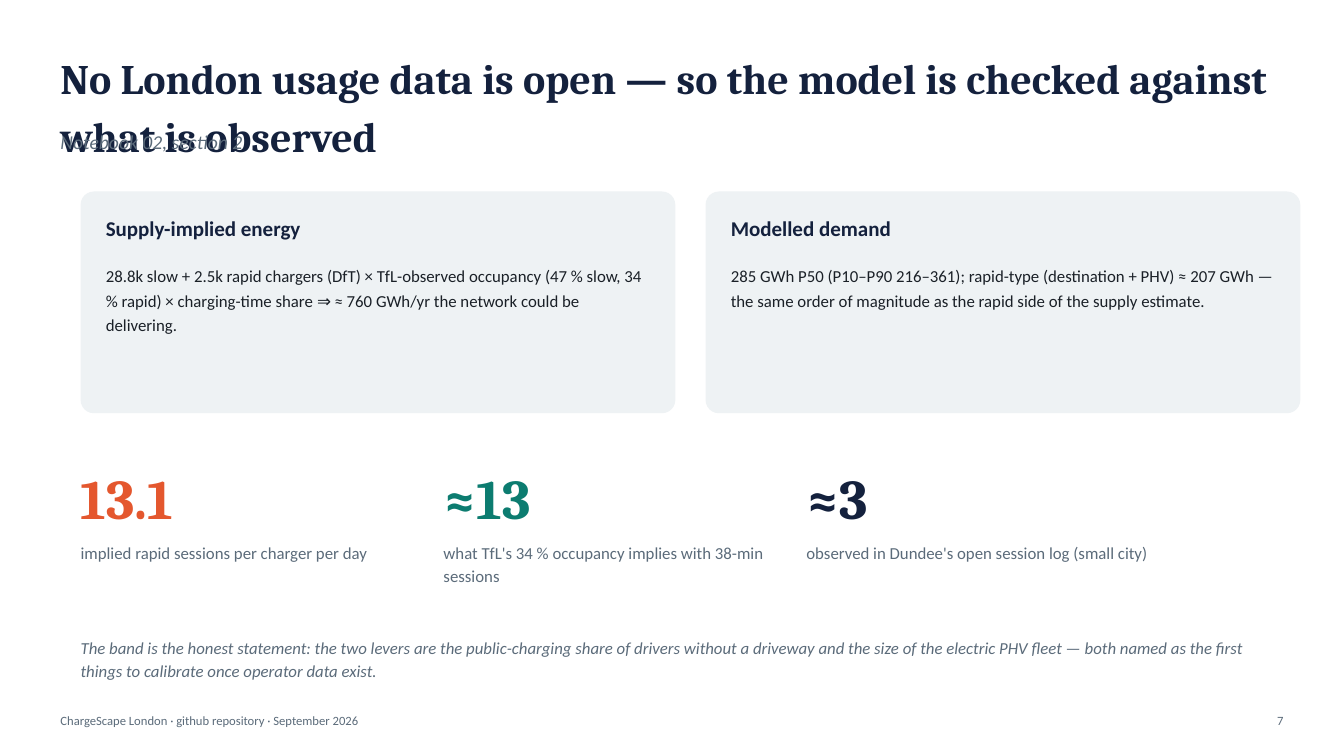
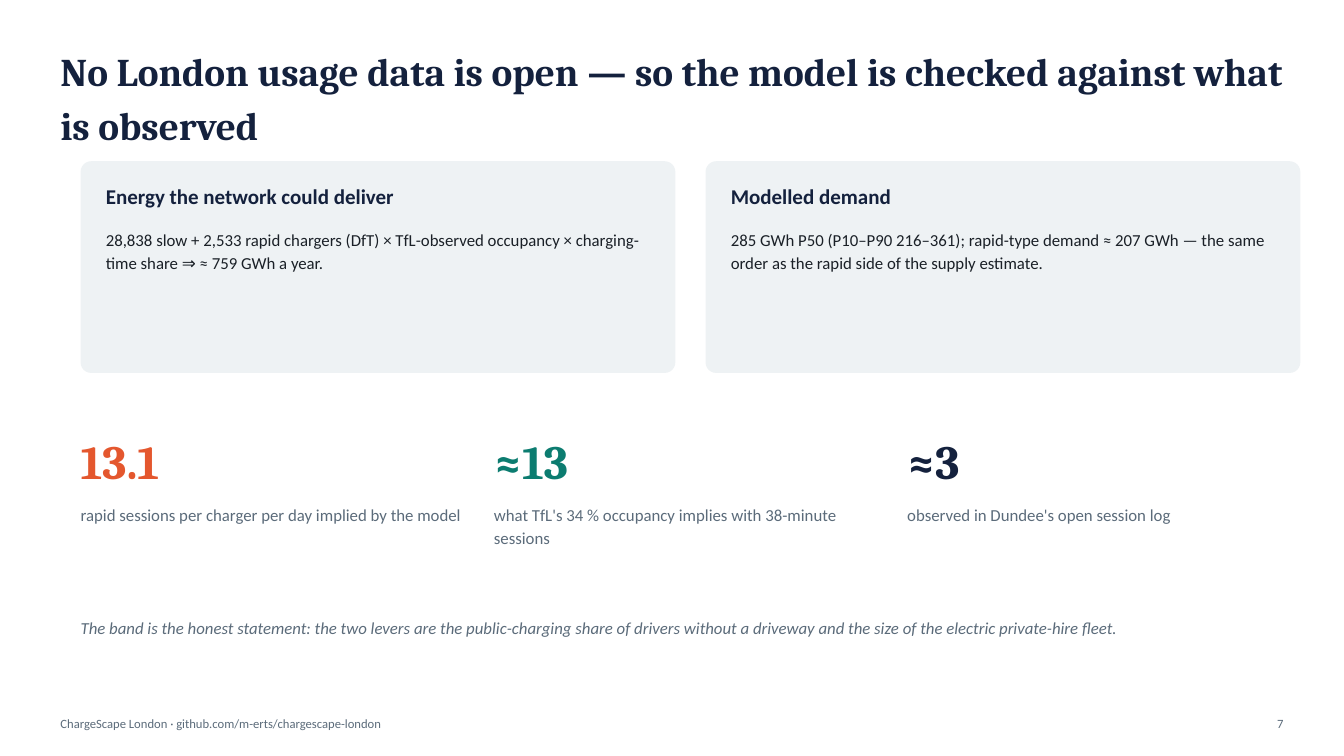
Before and after one commit to m-erts/chargescape-london, a slide deck: slide 7 of reports/ChargeScape_London.pptx. Drawn at 1344x756 pixels with LibreOffice and Linux fonts; fonts in the diff are those of the drawing. Boxes give left, top, right and bottom in pixels: in the first picture for what was removed or moved away, otherwise in the second. Text is boxed around its words. In the diff, an @@ line names an element or a change of style, - is before the commit and + after.

```diff
--- a/reports/ChargeScape_London.pptx
+++ b/reports/ChargeScape_London.pptx
@@ text "No London usage data is ..." at (60, 58, 1282, 141): size 30 to 28 pt @@
@@ text removed at (60, 132, 242, 154) @@
-Notebook 02, section 2
@@ rounded rectangle: place and size @@
-rounded rectangle at (81, 192, 676, 413)
+rounded rectangle at (81, 161, 676, 373)
@@ rounded rectangle at (81, 161, 676, 373): proportions changed @@
@@ rounded rectangle at (706, 161, 1301, 373): proportions changed @@
@@ rounded rectangle: place and size @@
-rounded rectangle at (706, 192, 1301, 413)
+rounded rectangle at (706, 161, 1301, 373)
@@ text "Modelled demand": place and size @@
-text "Modelled demand" at (731, 221, 891, 236)
+text "Modelled demand" at (731, 189, 891, 204)
@@ text at (106, 189, 394, 208): text changed @@
-Supply-implied energy
+Energy the network could deliver
@@ text at (106, 234, 639, 272): text changed @@
-28.8k slow + 2.5k rapid chargers (DfT) × TfL-observed occupancy (47 % slow, 34 % rapid) × charging-time share ⇒ ≈ 760 GWh/yr the network could be delivering.
+28,838 slow + 2,533 rapid chargers (DfT) × TfL-observed occupancy × charging-time share ⇒ ≈ 759 GWh a year.
@@ text at (731, 234, 1264, 272): text changed @@
-285 GWh P50 (P10–P90 216–361); rapid-type (destination + PHV) ≈ 207 GWh — the same order of magnitude as the rapid side of the supply estimate.
+285 GWh P50 (P10–P90 216–361); rapid-type demand ≈ 207 GWh — the same order as the rapid side of the supply estimate.
@@ text "13.1": place and size @@
-text "13.1" at (81, 481, 174, 520)
+text "13.1" at (81, 446, 160, 480)
@@ text "≈13": place and size @@
-text "≈13" at (443, 481, 530, 520)
+text "≈13" at (494, 446, 568, 480)
@@ size 40 to 34 pt in 3 elements at (81, 446, 160, 480), (494, 446, 568, 480), (907, 446, 959, 480) @@
@@ text "≈3": place and size @@
-text "≈3" at (806, 481, 868, 520)
+text "≈3" at (907, 446, 959, 480)
@@ text at (81, 509, 460, 524): text changed @@
-implied rapid sessions per charger per day
+rapid sessions per charger per day implied by the model
@@ text at (494, 509, 836, 544): text changed @@
-what TfL's 34 % occupancy implies with 38-min sessions
+what TfL's 34 % occupancy implies with 38-minute sessions
@@ text at (907, 509, 1171, 524): text changed @@
-observed in Dundee's open session log (small city)
+observed in Dundee's open session log
@@ text at (81, 622, 1117, 637): text changed @@
-The band is the honest statement: the two levers are the public-charging share of drivers without a driveway and the size of the electric PHV fleet — both named as the first things to calibrate once operator data exist.
+The band is the honest statement: the two levers are the public-charging share of drivers without a driveway and the size of the electric private-hire fleet.
@@ text at (60, 719, 381, 730): text changed @@
-ChargeScape London · github repository · September 2026
+ChargeScape London · github.com/m-erts/chargescape-london
```
Also in this commit, not shown: 8 other slides changed, 6 slides added, 4 slides removed, 59 other files.
